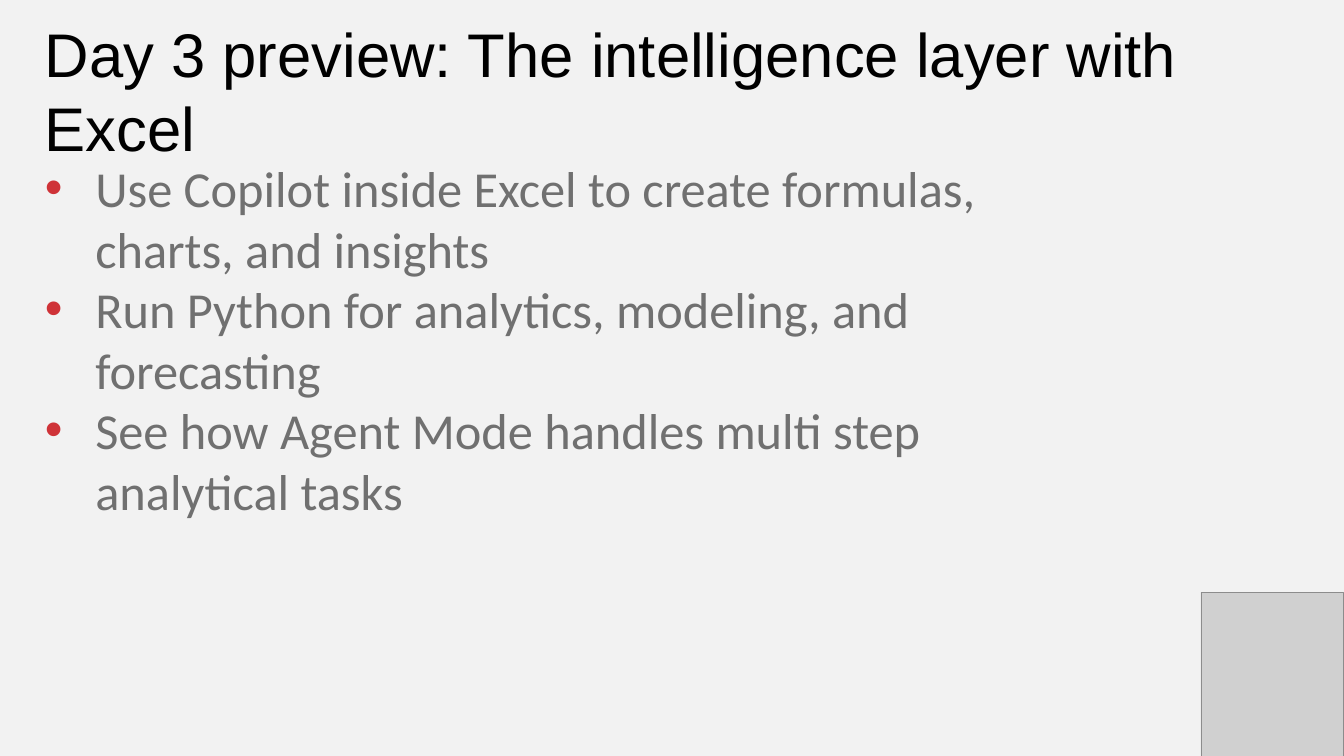
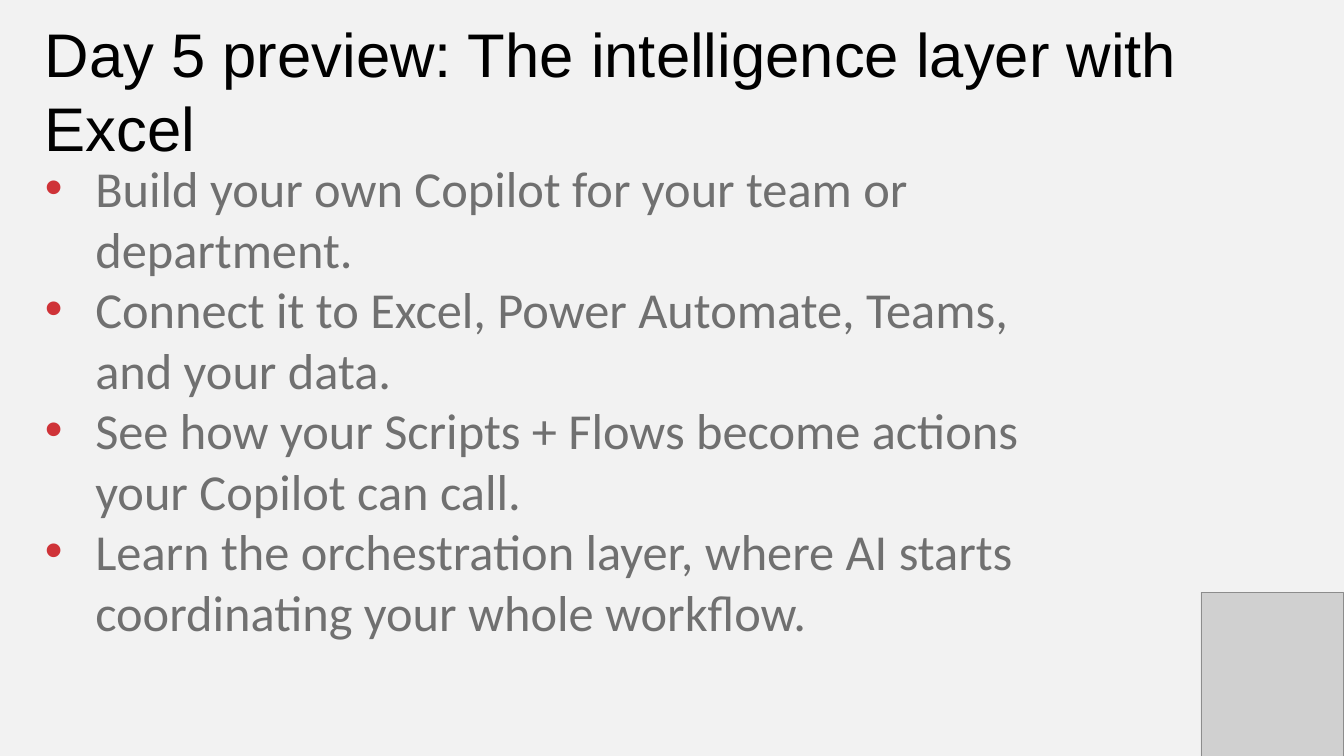
Before and after one commit to stringfestdata/ai-for-excel-in-a-week, a slide deck: slide 8 of day-4-office-scripts-power-automate/day-4-office-scripts-power-automate.pptx (slide 7 before the commit). Drawn at 1344x756 pixels with LibreOffice and Linux fonts; fonts in the diff are those of the drawing; grey boxes stand for pictures. Boxes give left, top, right and bottom in pixels: in the first picture for what was removed or moved away, otherwise in the second. Text is boxed around its words. In the diff, an @@ line names an element or a change of style, - is before the commit and + after.

```diff
--- a/day-4-office-scripts-power-automate/day-4-office-scripts-power-automate.pptx
+++ b/day-4-office-scripts-power-automate/day-4-office-scripts-power-automate.pptx
@@ text at [45, 32, 1176, 152]: text changed @@
-Day 3 preview: The intelligence layer with Excel
+Day 5 preview: The intelligence layer with Excel
@@ text at [95, 172, 1018, 640]: text changed @@
-• Use Copilot inside Excel to create formulas, charts, and insights
-• Run Python for analytics, modeling, and forecasting
-• See how Agent Mode handles multi step analytical tasks
+• Build your own Copilot for your team or department.
+• Connect it to Excel, Power Automate, Teams, and your data.
+• See how your Scripts + Flows become actions your Copilot can call.
+• Learn the orchestration layer, where AI starts coordinating your whole workflow.
```
Also in this commit, not shown: 2 other slides changed, 1 slide added, 3 slides removed, 40 other files.
